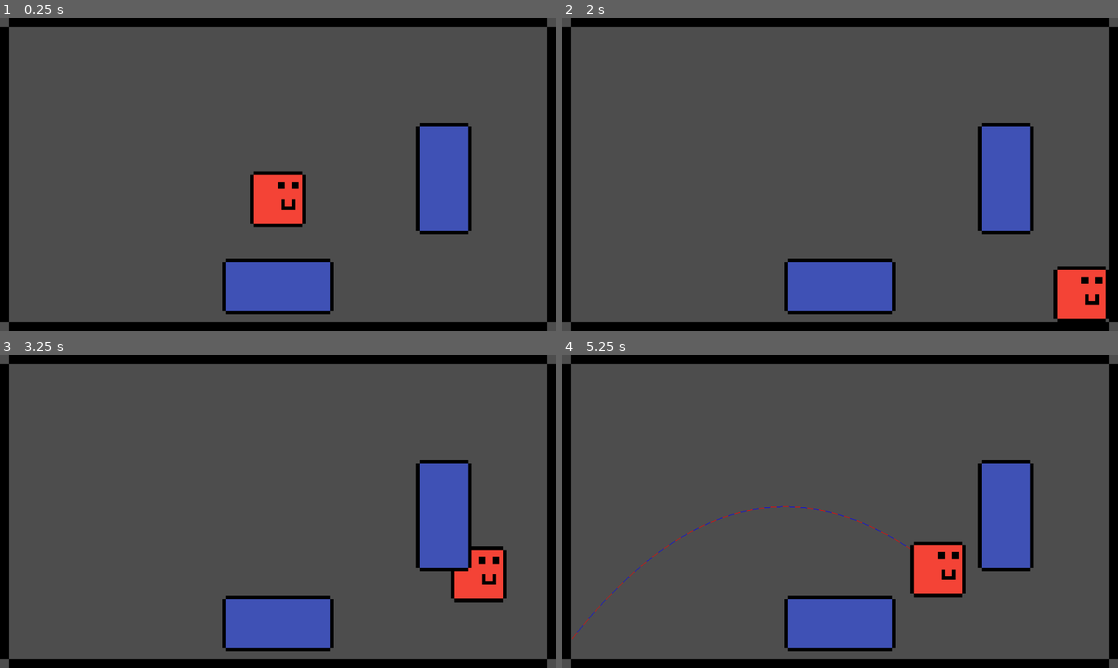
Above: before the commit, frames 1-4 (two rows, left to right).
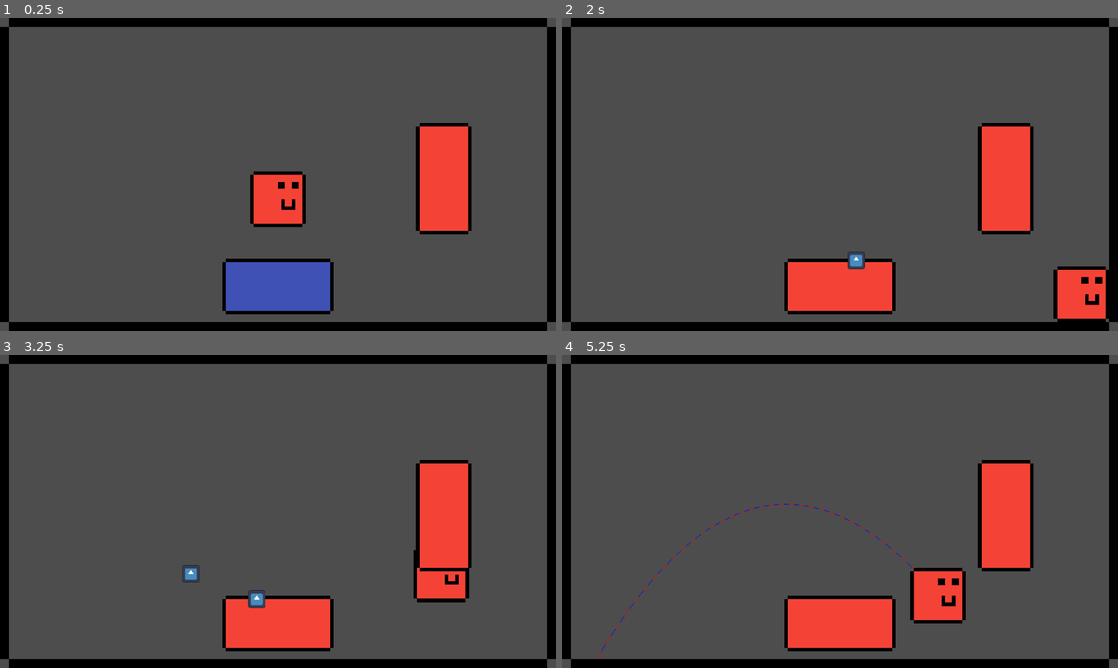
Above: after the commit, the same moments.

Repository: Curtis-McCartney/weekly-jam--2
Game: Godot game, scene res://Scenes/main.tscn
Two runs of this game, one before a commit and one after it. Both use one fixed random seed, a clock stepped at 60 frames per second and the inputs below. The engine's default icon, where the game draws it, is replaced by a stand-in: a white triangle on a blue panel in a dark square.
Inputs (mouse positions are in pixels of both pictures, inside the frame that each line leads up to):
- Up to frame 1 (0.25 s): no input
- Up to frame 2 (2 s): move the mouse to (962, 158) at 0.52 s; press the mouse at (962, 158) at 0.53 s; hold D (Move_Right) from 0.53 s (still down); tap Space (Jump) at 0.77, 1.52 s; move the mouse to (728, 190) at 1.27 s; release the mouse at (728, 190) at 1.28 s; click (728, 190) at 1.35 s
- Up to frame 3 (3.25 s): move the mouse to (333, 442) at 2.02 s; release D (Move_Right) at 2.03 s; press the mouse at (333, 442) at 2.03 s; hold A (Move_Left) 2.03-2.78 s; move the mouse to (250, 574) at 2.77 s; release the mouse at (250, 574) at 2.78 s; hold D (Move_Right) from 2.78 s (still down); click (250, 574) at 2.85 s; tap Space (Jump) at 3.02 s
- Up to frame 4 (5.25 s): move the mouse to (1006, 558) at 3.52 s; press the mouse at (1006, 558) at 3.53 s; tap Space (Jump) at 3.77, 4.52 s; tap Enter at 4.25 s; move the mouse to (673, 464) at 4.27 s; release D (Move_Right) at 4.28 s; release the mouse at (673, 464) at 4.28 s; hold A (Move_Left) 4.28-5.03 s; click (673, 464) at 4.35 s; move the mouse to (867, 511) at 5.02 s; press the mouse at (867, 511) at 5.03 s; hold D (Move_Right) from 5.03 s (still down)

The runs differ from the first frame. In frame 1, 2.9% of the frame differs, in the area x 75-85%, y 34-68%; in frame 2, 6.0%; in frame 3, 8.1%; in frame 4, 8.2%, in the area x 1-85%, y 34-98%.

Commit message:
Got changing colours working

Diff:
--- a/Scenes/double_platform.tscn
+++ b/Scenes/double_platform.tscn
@@ -45,7 +45,7 @@
 [sub_resource type="RectangleShape2D" id="RectangleShape2D_mrs20"]
 size = Vector2(128, 64)
 
-[node name="Platform" type="RigidBody2D"]
+[node name="Platform" type="RigidBody2D" node_paths=PackedStringArray("animated_wall_sprite") groups=["Coloured_Wall"]]
 collision_layer = 0
 collision_mask = 0
 mass = 0.001
@@ -53,6 +53,7 @@
 contact_monitor = true
 max_contacts_reported = 5
 script = ExtResource("1_akck2")
+animated_wall_sprite = NodePath("AnimatedSprite2D")
 
 [node name="AnimatedSprite2D" type="AnimatedSprite2D" parent="."]
 sprite_frames = SubResource("SpriteFrames_h2w5h")
--- a/Scenes/paint_pot.tscn
+++ b/Scenes/paint_pot.tscn
@@ -5,7 +5,7 @@
 
 [sub_resource type="RectangleShape2D" id="RectangleShape2D_vhnaa"]
 
-[node name="Paint_Pot" type="RigidBody2D" groups=["Paint_Pot"]]
+[node name="Paint_Pot" type="RigidBody2D" groups=["Coloured_Wall"]]
 collision_layer = 0
 collision_mask = 0
 gravity_scale = 0.6
@@ -19,3 +19,5 @@
 
 [node name="CollisionShape2D" type="CollisionShape2D" parent="."]
 shape = SubResource("RectangleShape2D_vhnaa")
+
+[connection signal="body_entered" from="." to="." method="_on_body_entered"]
--- a/Scenes/player.tscn
+++ b/Scenes/player.tscn
@@ -24,25 +24,25 @@
 "duration": 1.0,
 "texture": SubResource("AtlasTexture_3smsa")
 }],
-"loop": true,
+"loop": false,
 "name": &"Blue",
-"speed": 5.0
+"speed": 0.0
 }, {
 "frames": [{
 "duration": 1.0,
 "texture": SubResource("AtlasTexture_8erm5")
 }],
-"loop": true,
+"loop": false,
 "name": &"Red",
-"speed": 5.0
+"speed": 0.0
 }, {
 "frames": [{
 "duration": 1.0,
 "texture": SubResource("AtlasTexture_f1ek2")
 }],
-"loop": true,
+"loop": false,
 "name": &"Yellow",
-"speed": 5.0
+"speed": 0.0
 }]
 
 [sub_resource type="RectangleShape2D" id="RectangleShape2D_cvnsp"]
@@ -59,7 +59,7 @@
 [node name="Player_Animated_Sprite" type="AnimatedSprite2D" parent="."]
 unique_name_in_owner = true
 sprite_frames = SubResource("SpriteFrames_v0iea")
-animation = &"Red"
+animation = &"Blue"
 
 [node name="CollisionShape2D" type="CollisionShape2D" parent="."]
 shape = SubResource("RectangleShape2D_cvnsp")
--- a/Scripts/double_platform.gd
+++ b/Scripts/double_platform.gd
@@ -1,26 +1,24 @@
 extends RigidBody2D
 
 @export var wall_colour: Enums.Paint_Colour
+@export var animated_wall_sprite: AnimatedSprite2D
+
+const LAYER_RED_WALL := 1 << 1
+const LAYER_BLUE_WALL := 1 << 2
+const LAYER_YELLOW_WALL := 1 << 3
 
 # An all-purpose script for all type of wall
 func _ready() -> void:
-	#var LAYER_BLACK_WALL := 1 << 0
-	var LAYER_RED_WALL := 1 << 1
-	var LAYER_BLUE_WALL := 1 << 2
-	var LAYER_YELLOW_WALL := 1 << 3
+	change_wall_colour(wall_colour)
 
-	match wall_colour:
+func change_wall_colour(new_wall_colour: Enums.Paint_Colour) -> void:
+	match new_wall_colour:
 		Enums.Paint_Colour.RED:
-			#collision_mask = LAYER_RED_WALL
+			animated_wall_sprite.play("Red")
 			collision_layer = LAYER_RED_WALL
 		Enums.Paint_Colour.BLUE:
-			#collision_mask = LAYER_BLUE_WALL
+			animated_wall_sprite.play("Blue")
 			collision_layer = LAYER_BLUE_WALL
 		Enums.Paint_Colour.YELLOW:
-			#collision_mask = LAYER_YELLOW_WALL
+			animated_wall_sprite.play("Yellow")
 			collision_layer = LAYER_YELLOW_WALL
-
-func _on_body_entered(body: Node) -> void:
-	print("Body entered")
-	if body.is_in_group("Paint_Pot"):
-		body.hit_wall()
--- a/Scripts/paint_pot.gd
+++ b/Scripts/paint_pot.gd
@@ -6,21 +6,9 @@
 const LAYER_RED_WALL := 1 << 1
 const LAYER_BLUE_WALL := 1 << 2
 const LAYER_YELLOW_WALL := 1 << 3
-const LAYER_PLAYER_RED := 1 << 4
-const LAYER_PLAYER_BLUE := 1 << 5
-const LAYER_PLAYER_YELLOW := 1 << 6
+const LAYER_PLAYER := 1 << 4
 
 func _ready():
-	var player = get_tree().current_scene.find_child("Player")
-	var player_layer: int
-	#match player.current_player_colour:
-		#Enums.Paint_Colour.RED:
-			#player_layer = LAYER_PLAYER_RED
-		#Enums.Paint_Colour.BLUE:
-			#player_layer = LAYER_PLAYER_BLUE
-		#Enums.Paint_Colour.YELLOW:
-			#player_layer = LAYER_PLAYER_YELLOW
-
 	match paint_colour:
 		Enums.Paint_Colour.RED:
 			collision_mask = LAYER_BLACK | LAYER_BLUE_WALL | LAYER_YELLOW_WALL
@@ -30,10 +18,26 @@
 			collision_mask = LAYER_BLACK | LAYER_RED_WALL | LAYER_BLUE_WALL
 
 	# Temporarily avoid colliding with the player who threw this
-	#collision_mask &= ~player_layer
-	#await get_tree().create_timer(0.1).timeout
-	#collision_mask |= player_layer
+	collision_mask &= ~LAYER_PLAYER
+	await get_tree().create_timer(0.5).timeout
+	collision_mask |= LAYER_PLAYER
 
-func hit_wall():
+func hit_wall(wall: Node):
 	print("Hit the Wall!")
+	wall.change_wall_colour(paint_colour)
+
+func hit_player(player: Node):
+	print("Hit the Player!")
+	player.change_player_colour(paint_colour)
+
+func _on_body_entered(body: Node) -> void:
+	# This is called whenever a paint pot hits anything
+	if body.is_in_group("Coloured_Wall"):
+		hit_wall(body)
+	elif body.is_in_group("Player"):
+		hit_player(body)
+	kill_paint_bucket()
+
+func kill_paint_bucket():
+	# Do Animation Stuff here later
 	queue_free()
--- a/Scripts/player.gd
+++ b/Scripts/player.gd
@@ -3,13 +3,10 @@
 @export var speed = 300.0
 @export var jump_velocity = -400.0
 @onready var animated_sprite: AnimatedSprite2D = %Player_Animated_Sprite
-
 @export var current_player_colour: Enums.Paint_Colour
 @export var currently_held_paint_can: Enums.Paint_Colour
 
-const LAYER_PLAYER_RED := 1 << 4
-const LAYER_PLAYER_BLUE := 1 << 5
-const LAYER_PLAYER_YELLOW := 1 << 6
+const LAYER_PLAYER := 1 << 4
 const LAYER_BLACK := 1 << 0
 const LAYER_RED_WALL := 1 << 1
 const LAYER_BLUE_WALL := 1 << 2
@@ -38,14 +35,17 @@
 
 	move_and_slide()
 
-func change_player_colour(colour_to_change_to: Enums.Paint_Colour):
-	match colour_to_change_to:
+func change_player_colour(new_player_colour: Enums.Paint_Colour):
+	match new_player_colour:
 		Enums.Paint_Colour.RED:
-			#collision_layer = LAYER_PLAYER_RED
+			animated_sprite.play("Red")
+			collision_layer = LAYER_PLAYER
 			collision_mask = LAYER_BLACK | LAYER_BLUE_WALL | LAYER_YELLOW_WALL
 		Enums.Paint_Colour.BLUE:
-			#collision_layer = LAYER_PLAYER_BLUE
+			animated_sprite.play("Blue")
+			collision_layer = LAYER_PLAYER
 			collision_mask = LAYER_BLACK | LAYER_RED_WALL | LAYER_YELLOW_WALL
 		Enums.Paint_Colour.YELLOW:
-			#collision_layer = LAYER_PLAYER_YELLOW
+			animated_sprite.play("Yellow")
+			collision_layer = LAYER_PLAYER
 			collision_mask = LAYER_BLACK | LAYER_RED_WALL | LAYER_BLUE_WALL
--- a/project.godot
+++ b/project.godot
@@ -26,7 +26,7 @@
 [global_group]
 
 Player=""
-Paint_Pot=""
+Coloured_Wall=""
 
 [input]
 
